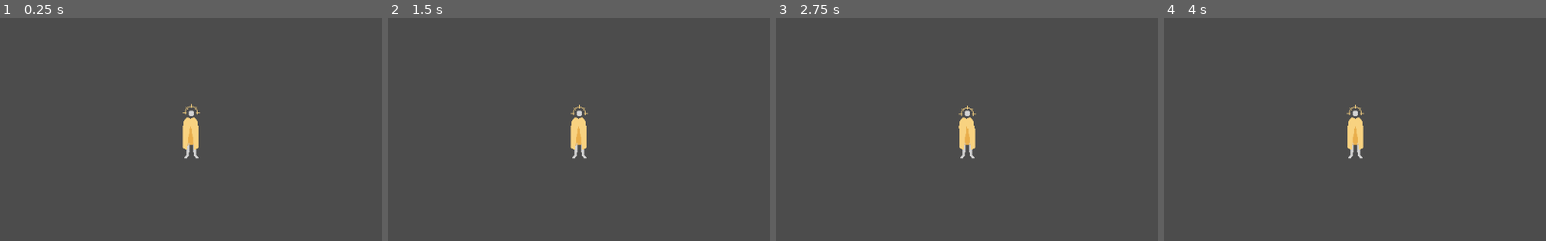
Above: before the commit, frames 1-4 (left to right).
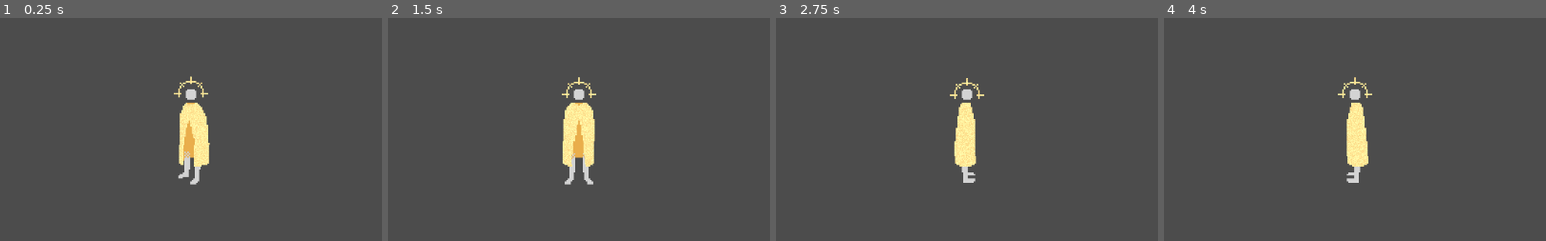
Above: after the commit, the same moments.

Repository: piskel/Sungazer
Game: Godot game, scene res://Levels/Debug/World.tscn
The game is run twice, just before and just after one commit, with the same random seed, the same clock (stepped at 60 frames per second) and the same inputs.
Inputs (mouse positions are % of the whole screen's width and height, from its top left):
- Up to frame 1 (0.25 s): no input
- Up to frame 2 (1.5 s): tap Enter at 0.5 s; move the mouse to (72, 45) at 0.52 s; hold Right (ui_right) 0.53-1.28 s; move the mouse to (30, 55) at 1.27 s; hold Down (ui_down) from 1.28 s (still down)
- Up to frame 3 (2.75 s): tap Space at 2 s; move the mouse to (60, 28) at 2.02 s; release Down (ui_down) at 2.03 s; hold Right (ui_right) from 2.03 s (still down)
- Up to frame 4 (4 s): move the mouse to (45, 70) at 2.77 s; release Right (ui_right) at 2.78 s; hold Up (ui_up) 2.78-3.53 s; tap Enter at 3.5 s; move the mouse to (80, 65) at 3.52 s; hold Left (ui_left) from 3.53 s (still down)
The pictures show only the part of the screen within x 25-75%, y 24-74%; the shares and areas given below are measured in that part.

The runs differ from the first frame. In frame 1, 2.3% of the frame differs, in the area x 45-55%, y 26-75%; in frame 2, 2.5%; in frame 3, 1.7%; in frame 4, 1.7%.

Commit message:
Updated animation system.
Chaging sprite depending on player orientation.
Use of spritesheet.

Diff:
--- a/Levels/Debug/World.tscn
+++ b/Levels/Debug/World.tscn
@@ -15,6 +15,7 @@
 
 [node name="Camera2D" type="Camera2D" parent="."]
 current = true
+zoom = Vector2( 0.5, 0.5 )
 
 [node name="WorldEnvironment" type="WorldEnvironment" parent="."]
 environment = SubResource( 1 )
--- a/Moon/Moon.gd
+++ b/Moon/Moon.gd
@@ -40,6 +40,9 @@
 onready var dash_timer = $DashTimer
 onready var attack_timer = $AttackTimer
 
+onready var animation_tree = $AnimationTree
+
+
 
 # Called when the node enters the scene tree for the first time.
 func _ready():
@@ -52,6 +55,7 @@
 	hurtbox_dash_collision.polygon[2] = Vector2(0, ATTACK_WIDTH)
 	hurtbox_dash_collision.polygon[3] = Vector2(0, -ATTACK_WIDTH)
 
+	animation_tree.active = true;
 
 
 
@@ -61,6 +65,7 @@
 	input_vector.y = Input.get_action_strength("ui_down")-Input.get_action_strength("ui_up")
 	input_vector = input_vector.normalized()
 
+	animation_tree.set("parameters/Idle/blend_position", input_vector)
 
 	# Finite state machine
 	match state:
--- a/Moon/Moon.tscn
+++ b/Moon/Moon.tscn
@@ -1,44 +1,326 @@
-[gd_scene load_steps=11 format=2]
-
-[ext_resource path="res://Assets/Sprites/Moon/moon_idle_front_cape.png" type="Texture" id=1]
+[gd_scene load_steps=29 format=2]
+
+[ext_resource path="res://Assets/Sprites/Moon/moon_idle_cape.png" type="Texture" id=1]
 [ext_resource path="res://Moon/Moon.gd" type="Script" id=2]
-[ext_resource path="res://Assets/Sprites/Moon/moon_idle_front_static.png" type="Texture" id=3]
-[ext_resource path="res://Assets/Sprites/Moon/moon_idle_front_crown.png" type="Texture" id=4]
+[ext_resource path="res://Assets/Sprites/Moon/moon_idle_body.png" type="Texture" id=3]
+[ext_resource path="res://Assets/Sprites/Moon/moon_idle_crown.png" type="Texture" id=4]
+
+[sub_resource type="Shader" id=1]
+code = "shader_type canvas_item;
+
+
+float rand(vec2 co){
+    return fract(sin(dot(co.xy ,vec2(12.9898,78.233))) * 43758.5453);
+}
+
+
+void fragment()
+{
+	float y_def = (pow(UV.y-0.2, 2)*sin(TIME*3.0)*cos(pow(UV.y, 2)+TIME*0.5)*5.0 * cos(pow(UV.y, 2)+TIME*2.0))/400.0;
+	vec2 uv_def = vec2(UV.x + y_def, UV.y);
+	vec4 col = texture(TEXTURE, uv_def);
+	float var = rand(UV*cos(TIME/100.0))/5.0;
+	col += vec4(var, var, var, 0.0);
+	COLOR = col;
+}
+
+"
+
+[sub_resource type="ShaderMaterial" id=2]
+shader = SubResource( 1 )
 
 [sub_resource type="Shader" id=3]
 code = "shader_type canvas_item;
 
-void fragment()
-{
-	float y_def = (pow(UV.y, 2)*sin(TIME*3.0)*cos(pow(UV.y, 2)+TIME*0.5)*5.0 * cos(pow(UV.y, 2)+TIME*2.0))/100.0;
-	vec2 uv_def = vec2(UV.x + y_def, UV.y);
-	COLOR = texture(TEXTURE, uv_def);
-}
-
-"
-
-[sub_resource type="ShaderMaterial" id=4]
-shader = SubResource( 3 )
-
-[sub_resource type="Shader" id=5]
-code = "shader_type canvas_item;
+float rand(vec2 co){
+    return fract(sin(dot(co.xy ,vec2(12.9898,78.233))) * 43758.5453);
+}
 
 void fragment()
 {
 	vec2 uv_def = vec2(UV.x, UV.y + cos(TIME*1.2)/150.0);
-	COLOR = texture(TEXTURE, uv_def);
+
+	vec4 col = texture(TEXTURE, uv_def);
+	float var = rand(UV*cos(TIME/100.0))/5.0;
+	col += vec4(var, var, var, 0.0);
+	COLOR = col;
+
 }
 
 "
 
-[sub_resource type="ShaderMaterial" id=6]
-shader = SubResource( 5 )
-
-[sub_resource type="CircleShape2D" id=1]
+[sub_resource type="ShaderMaterial" id=4]
+shader = SubResource( 3 )
+
+[sub_resource type="CircleShape2D" id=5]
 radius = 100.0
 
-[sub_resource type="Animation" id=2]
-resource_name = "IdleFront"
+[sub_resource type="Animation" id=6]
+resource_name = "IdleBottom"
+tracks/0/type = "value"
+tracks/0/path = NodePath("MoonBody:frame")
+tracks/0/interp = 1
+tracks/0/loop_wrap = true
+tracks/0/imported = false
+tracks/0/enabled = true
+tracks/0/keys = {
+"times": PoolRealArray( 0 ),
+"transitions": PoolRealArray( 1 ),
+"update": 1,
+"values": [ 0 ]
+}
+tracks/1/type = "value"
+tracks/1/path = NodePath("MoonCape:frame")
+tracks/1/interp = 1
+tracks/1/loop_wrap = true
+tracks/1/imported = false
+tracks/1/enabled = true
+tracks/1/keys = {
+"times": PoolRealArray( 0 ),
+"transitions": PoolRealArray( 1 ),
+"update": 1,
+"values": [ 0 ]
+}
+
+[sub_resource type="Animation" id=15]
+resource_name = "IdleBottomLeft"
+tracks/0/type = "value"
+tracks/0/path = NodePath("MoonBody:frame")
+tracks/0/interp = 1
+tracks/0/loop_wrap = true
+tracks/0/imported = false
+tracks/0/enabled = true
+tracks/0/keys = {
+"times": PoolRealArray( 0 ),
+"transitions": PoolRealArray( 1 ),
+"update": 1,
+"values": [ 7 ]
+}
+tracks/1/type = "value"
+tracks/1/path = NodePath("MoonCape:frame")
+tracks/1/interp = 1
+tracks/1/loop_wrap = true
+tracks/1/imported = false
+tracks/1/enabled = true
+tracks/1/keys = {
+"times": PoolRealArray( 0 ),
+"transitions": PoolRealArray( 1 ),
+"update": 1,
+"values": [ 7 ]
+}
+
+[sub_resource type="Animation" id=9]
+resource_name = "IdleBottomRight"
+tracks/0/type = "value"
+tracks/0/path = NodePath("MoonBody:frame")
+tracks/0/interp = 1
+tracks/0/loop_wrap = true
+tracks/0/imported = false
+tracks/0/enabled = true
+tracks/0/keys = {
+"times": PoolRealArray( 0 ),
+"transitions": PoolRealArray( 1 ),
+"update": 1,
+"values": [ 1 ]
+}
+tracks/1/type = "value"
+tracks/1/path = NodePath("MoonCape:frame")
+tracks/1/interp = 1
+tracks/1/loop_wrap = true
+tracks/1/imported = false
+tracks/1/enabled = true
+tracks/1/keys = {
+"times": PoolRealArray( 0 ),
+"transitions": PoolRealArray( 1 ),
+"update": 1,
+"values": [ 1 ]
+}
+
+[sub_resource type="Animation" id=13]
+resource_name = "IdleLeft"
+tracks/0/type = "value"
+tracks/0/path = NodePath("MoonBody:frame")
+tracks/0/interp = 1
+tracks/0/loop_wrap = true
+tracks/0/imported = false
+tracks/0/enabled = true
+tracks/0/keys = {
+"times": PoolRealArray( 0 ),
+"transitions": PoolRealArray( 1 ),
+"update": 1,
+"values": [ 6 ]
+}
+tracks/1/type = "value"
+tracks/1/path = NodePath("MoonCape:frame")
+tracks/1/interp = 1
+tracks/1/loop_wrap = true
+tracks/1/imported = false
+tracks/1/enabled = true
+tracks/1/keys = {
+"times": PoolRealArray( 0 ),
+"transitions": PoolRealArray( 1 ),
+"update": 1,
+"values": [ 6 ]
+}
+
+[sub_resource type="Animation" id=10]
+resource_name = "IdleRight"
+tracks/0/type = "value"
+tracks/0/path = NodePath("MoonBody:frame")
+tracks/0/interp = 1
+tracks/0/loop_wrap = true
+tracks/0/imported = false
+tracks/0/enabled = true
+tracks/0/keys = {
+"times": PoolRealArray( 0 ),
+"transitions": PoolRealArray( 1 ),
+"update": 1,
+"values": [ 2 ]
+}
+tracks/1/type = "value"
+tracks/1/path = NodePath("MoonCape:frame")
+tracks/1/interp = 1
+tracks/1/loop_wrap = true
+tracks/1/imported = false
+tracks/1/enabled = true
+tracks/1/keys = {
+"times": PoolRealArray( 0 ),
+"transitions": PoolRealArray( 1 ),
+"update": 1,
+"values": [ 2 ]
+}
+
+[sub_resource type="Animation" id=12]
+resource_name = "IdleTop"
+tracks/0/type = "value"
+tracks/0/path = NodePath("MoonBody:frame")
+tracks/0/interp = 1
+tracks/0/loop_wrap = true
+tracks/0/imported = false
+tracks/0/enabled = true
+tracks/0/keys = {
+"times": PoolRealArray( 0 ),
+"transitions": PoolRealArray( 1 ),
+"update": 1,
+"values": [ 4 ]
+}
+tracks/1/type = "value"
+tracks/1/path = NodePath("MoonCape:frame")
+tracks/1/interp = 1
+tracks/1/loop_wrap = true
+tracks/1/imported = false
+tracks/1/enabled = true
+tracks/1/keys = {
+"times": PoolRealArray( 0 ),
+"transitions": PoolRealArray( 1 ),
+"update": 1,
+"values": [ 4 ]
+}
+
+[sub_resource type="Animation" id=14]
+resource_name = "IdleTopLeft"
+tracks/0/type = "value"
+tracks/0/path = NodePath("MoonBody:frame")
+tracks/0/interp = 1
+tracks/0/loop_wrap = true
+tracks/0/imported = false
+tracks/0/enabled = true
+tracks/0/keys = {
+"times": PoolRealArray( 0 ),
+"transitions": PoolRealArray( 1 ),
+"update": 1,
+"values": [ 5 ]
+}
+tracks/1/type = "value"
+tracks/1/path = NodePath("MoonCape:frame")
+tracks/1/interp = 1
+tracks/1/loop_wrap = true
+tracks/1/imported = false
+tracks/1/enabled = true
+tracks/1/keys = {
+"times": PoolRealArray( 0 ),
+"transitions": PoolRealArray( 1 ),
+"update": 1,
+"values": [ 5 ]
+}
+
+[sub_resource type="Animation" id=11]
+resource_name = "IdleTopRight"
+tracks/0/type = "value"
+tracks/0/path = NodePath("MoonBody:frame")
+tracks/0/interp = 1
+tracks/0/loop_wrap = true
+tracks/0/imported = false
+tracks/0/enabled = true
+tracks/0/keys = {
+"times": PoolRealArray( 0 ),
+"transitions": PoolRealArray( 1 ),
+"update": 1,
+"values": [ 3 ]
+}
+tracks/1/type = "value"
+tracks/1/path = NodePath("MoonCape:frame")
+tracks/1/interp = 1
+tracks/1/loop_wrap = true
+tracks/1/imported = false
+tracks/1/enabled = true
+tracks/1/keys = {
+"times": PoolRealArray( 0 ),
+"transitions": PoolRealArray( 1 ),
+"update": 1,
+"values": [ 3 ]
+}
+
+[sub_resource type="AnimationNodeAnimation" id=16]
+animation = "IdleTop"
+
+[sub_resource type="AnimationNodeAnimation" id=17]
+animation = "IdleLeft"
+
+[sub_resource type="AnimationNodeAnimation" id=18]
+animation = "IdleBottom"
+
+[sub_resource type="AnimationNodeAnimation" id=19]
+animation = "IdleRight"
+
+[sub_resource type="AnimationNodeAnimation" id=21]
+animation = "IdleBottomLeft"
+
+[sub_resource type="AnimationNodeAnimation" id=22]
+animation = "IdleBottomRight"
+
+[sub_resource type="AnimationNodeAnimation" id=23]
+animation = "IdleTopRight"
+
+[sub_resource type="AnimationNodeAnimation" id=24]
+animation = "IdleTopLeft"
+
+[sub_resource type="AnimationNodeBlendSpace2D" id=20]
+blend_point_0/node = SubResource( 16 )
+blend_point_0/pos = Vector2( 0, -1 )
+blend_point_1/node = SubResource( 17 )
+blend_point_1/pos = Vector2( -1, 0 )
+blend_point_2/node = SubResource( 18 )
+blend_point_2/pos = Vector2( 0, 1 )
+blend_point_3/node = SubResource( 19 )
+blend_point_3/pos = Vector2( 1, 0 )
+blend_point_4/node = SubResource( 21 )
+blend_point_4/pos = Vector2( -0.5, 0.5 )
+blend_point_5/node = SubResource( 22 )
+blend_point_5/pos = Vector2( 0.5, 0.5 )
+blend_point_6/node = SubResource( 23 )
+blend_point_6/pos = Vector2( 0.5, -0.5 )
+blend_point_7/node = SubResource( 24 )
+blend_point_7/pos = Vector2( -0.5, -0.5 )
+blend_mode = 1
+
+[sub_resource type="AnimationNodeStateMachine" id=7]
+states/Idle/node = SubResource( 20 )
+states/Idle/position = Vector2( -4, 47 )
+start_node = "Idle"
+graph_offset = Vector2( -356, -112 )
+
+[sub_resource type="AnimationNodeStateMachinePlayback" id=8]
 
 [node name="Moon" type="KinematicBody2D"]
 script = ExtResource( 2 )
@@ -48,15 +330,20 @@
 
 [node name="MoonBody" type="Sprite" parent="."]
 texture = ExtResource( 3 )
+hframes = 8
+frame = 1
 
 [node name="MoonCape" type="Sprite" parent="."]
+material = SubResource( 2 )
+texture = ExtResource( 1 )
+hframes = 8
+frame = 1
+region_rect = Rect2( 267, 72, 0, 1 )
+
+[node name="MoonCrown" type="Sprite" parent="."]
 material = SubResource( 4 )
-texture = ExtResource( 1 )
-region_rect = Rect2( 267, 72, 0, 1 )
-
-[node name="MoonCrown" type="Sprite" parent="."]
-material = SubResource( 6 )
 texture = ExtResource( 4 )
+hframes = 8
 
 [node name="Line2D" type="Line2D" parent="."]
 visible = false
@@ -83,7 +370,21 @@
 one_shot = true
 
 [node name="AnimationPlayer" type="AnimationPlayer" parent="."]
-anims/IdleFront = SubResource( 2 )
+anims/IdleBottom = SubResource( 6 )
+anims/IdleBottomLeft = SubResource( 15 )
+anims/IdleBottomRight = SubResource( 9 )
+anims/IdleLeft = SubResource( 13 )
+anims/IdleRight = SubResource( 10 )
+anims/IdleTop = SubResource( 12 )
+anims/IdleTopLeft = SubResource( 14 )
+anims/IdleTopRight = SubResource( 11 )
+
+[node name="AnimationTree" type="AnimationTree" parent="."]
+tree_root = SubResource( 7 )
+anim_player = NodePath("../AnimationPlayer")
+active = true
+parameters/playback = SubResource( 8 )
+parameters/Idle/blend_position = Vector2( 0.0626704, 0.540897 )
 
 [node name="CollisionPolygon2D" type="CollisionPolygon2D" parent="."]
 visible = false
Binary file added: Assets/Sprites/Moon/moon_idle_body.png
Not shown, added: Assets/Sprites/Moon/moon_idle_body.png.import
Binary file added: Assets/Sprites/Moon/moon_idle_cape.png
Not shown, added: Assets/Sprites/Moon/moon_idle_cape.png.import
Binary file added: Assets/Sprites/Moon/moon_idle_crown.png
Not shown, added: Assets/Sprites/Moon/moon_idle_crown.png.import
Not shown: 1 places in Moon/Moon.tscn that only renumber resources
